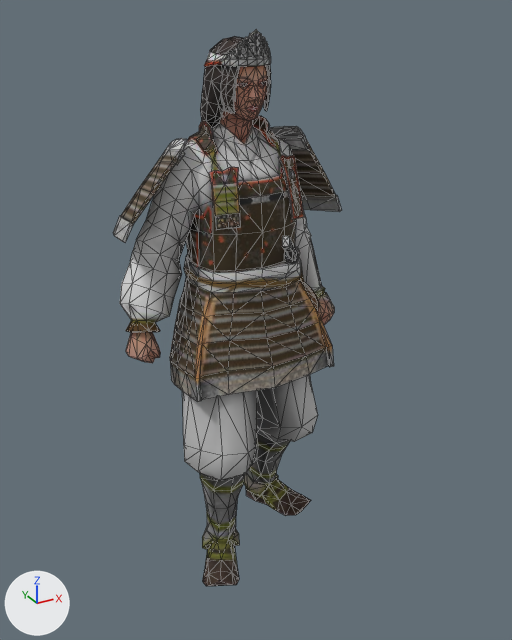
The glTF model public/assets/unit-models/273-onnamusha.glb as it was, and as the next commit left it.
Before and after are seen from a 50 mm camera at (-1.19, -2.26, 2.1) aimed at (-0.05, -0.18, 1.06). Lighting does not change. The marker at lower left points along +X, +Y and +Z. The picture after the commit comes second. Mesh edges are drawn as thin lines. Vertices at exactly the same position are counted once.
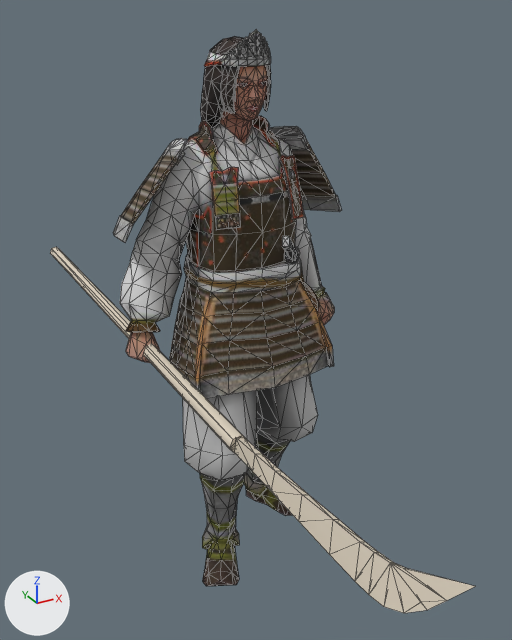
Location of each change, [x1, y1, x2, y2] in pixels of the pictures (512 x 640 px):
'Mesh_0', reshaped (85% wider)
    before: [113, 29, 342, 586]
    after: [50, 29, 475, 613]
part 1 of me_mesh_0, added (pale yellow)
    after: [235, 438, 475, 613]
part 2 of me_mesh_0, added
    after: [50, 247, 247, 453]

Patch to the scene script:
```diff
--- a/public/assets/unit-models/273-onnamusha.glb.py
+++ b/public/assets/unit-models/273-onnamusha.glb.py
@@ mat_material_1 @@
+mat_material_1 = principled_material('Material_1')
+mat_material_1.base_color = (0.72, 0.64, 0.52)  # pale yellow #ddd1bf
+mat_material_1.metallic = 0.05
+mat_material_1.roughness = 0.9
@@ me_mesh_0 @@
 # used by ob_mesh_0; location = (0.0, 0.0, 0.0)
-me_mesh_0.from_pydata(...)  # 1643 vertices, 3252 faces; spans x -0.48..0.44, y -0.35..0.29, z 0.0..2.04
+me_mesh_0.from_pydata(...)  # 1687 vertices, 3331 faces; spans x -0.48..0.44, y -1.53..1.1, z 0.0..2.04
+# me_mesh_0 part 1: a new loose piece of 32 vertices spanning x -0.4..-0.29, y -1.53..-0.69, z 0.89..1.06, in mat_material_1 (pale yellow #ddd1bf)
+# me_mesh_0 part 2
+# 12 vertices are added at x -0.48..-0.36, y -0.7..1.1, z 0.91..1.04
+# 20 new faces join them, mat_material_1 (pale yellow #ddd1bf)
 me_mesh_0.materials.append(mat_material_0)
+me_mesh_0.materials.append(mat_material_1)  # pale yellow #ddd1bf
```
